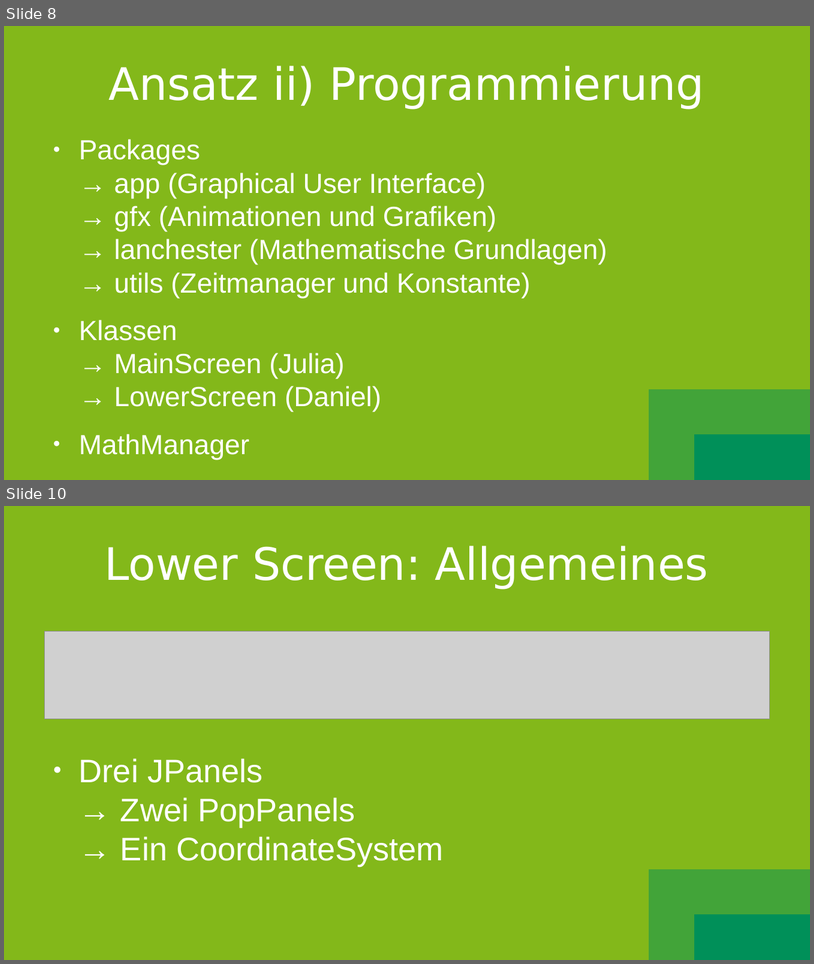
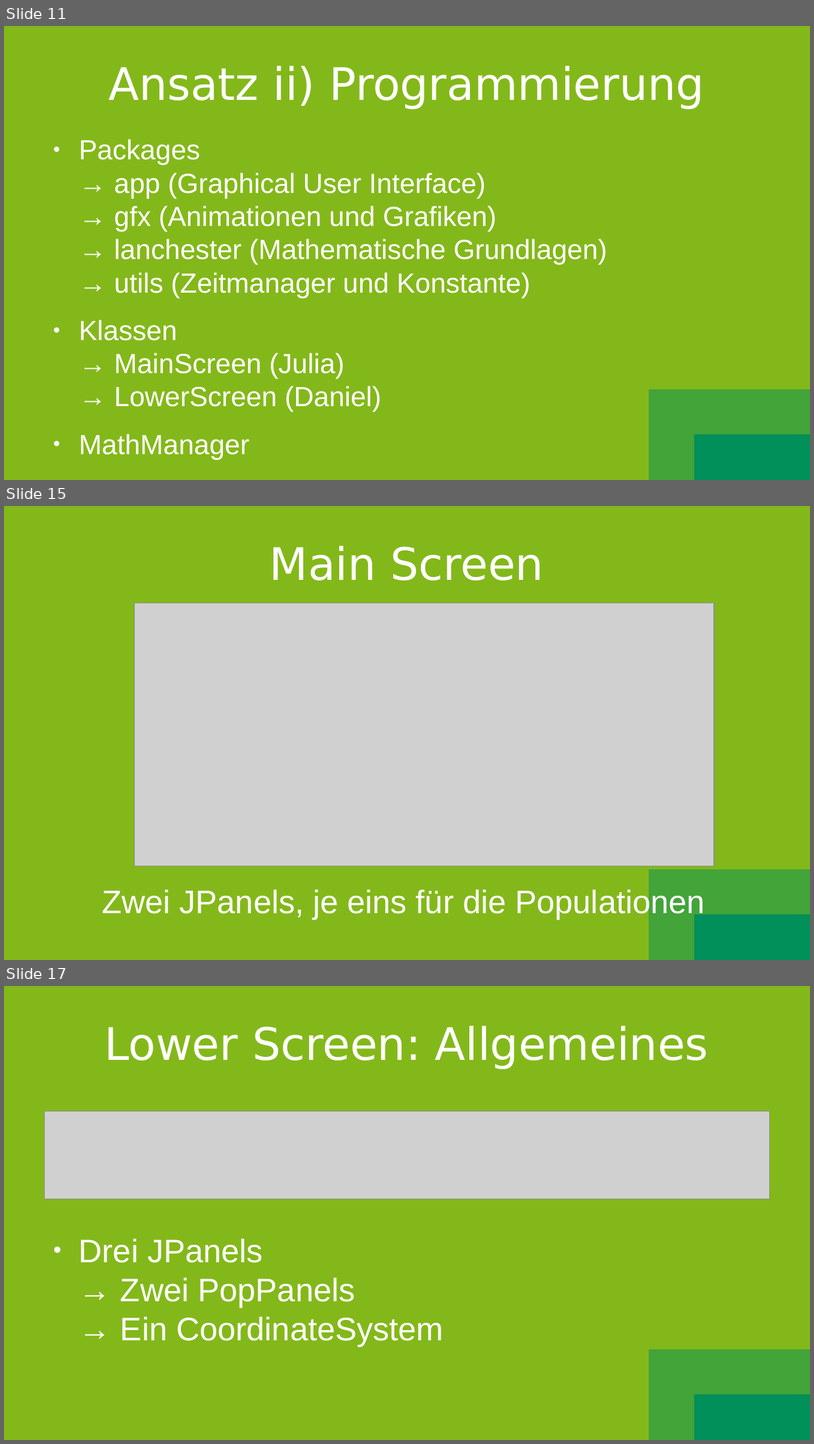
Before and after one commit to SootDan/LanchesterModell, a slide deck: Prasentation.odp. Shown one above the other, each under a label of ours: slides 8 and 10 before the commit, slides 11, 15 and 17 after it; the slides between them are not shown. The pictures are 814x964 and 814x1444 pixels, drawn with LibreOffice and Linux fonts; fonts in the diff are those of the drawing; grey boxes stand for pictures. Boxes give left, top, right and bottom in pixels: in the first picture for what was removed or moved away, otherwise in the second. Text is boxed around its words. In the diff, an @@ line names an element or a change of style, - is before the commit and + after.

Commit message:
Präsi Main Screen, Input + teil stift&papier

```diff
--- a/Prasentation.odp
+++ b/Prasentation.odp
@@ slide 15 added at [4, 506, 810, 960], background gradient #009059 to #42A439 to #83B81A @@
@@ title added at [270, 546, 544, 580], 44 pt, text #FFFFFF @@
+Main Screen
@@ picture added at [134, 603, 714, 866] @@
@@ text added at [102, 887, 705, 918], 32 pt, text #FFFFFF @@
+Zwei JPanels, je eins für die Populationen
@@ what was slide 8 is now slide 11 @@
@@ what was slide 10 is now slide 17 @@
```
Also in this commit, not shown: 1 slide changed, 7 other slides added, 1 slide removed, 4 other files.
